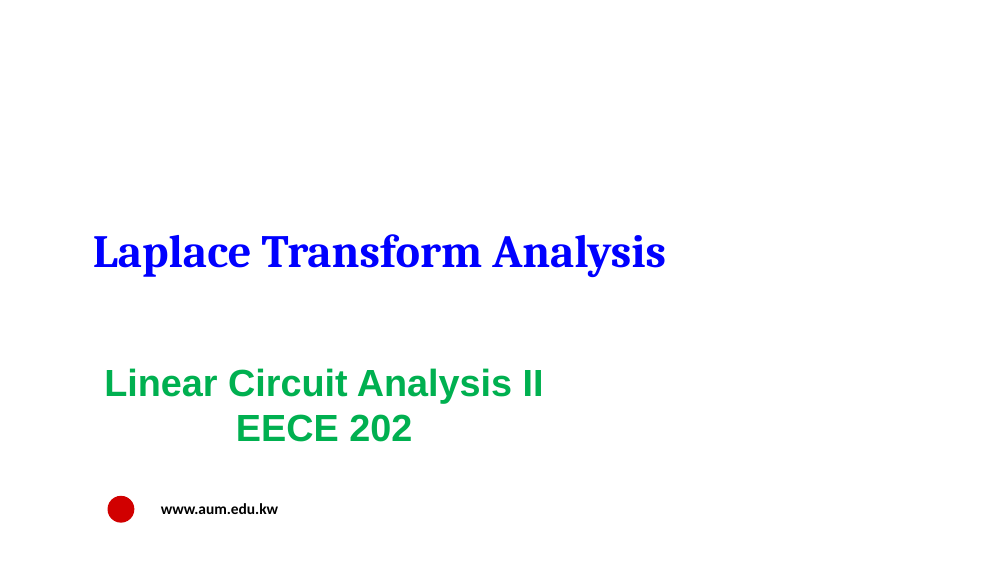
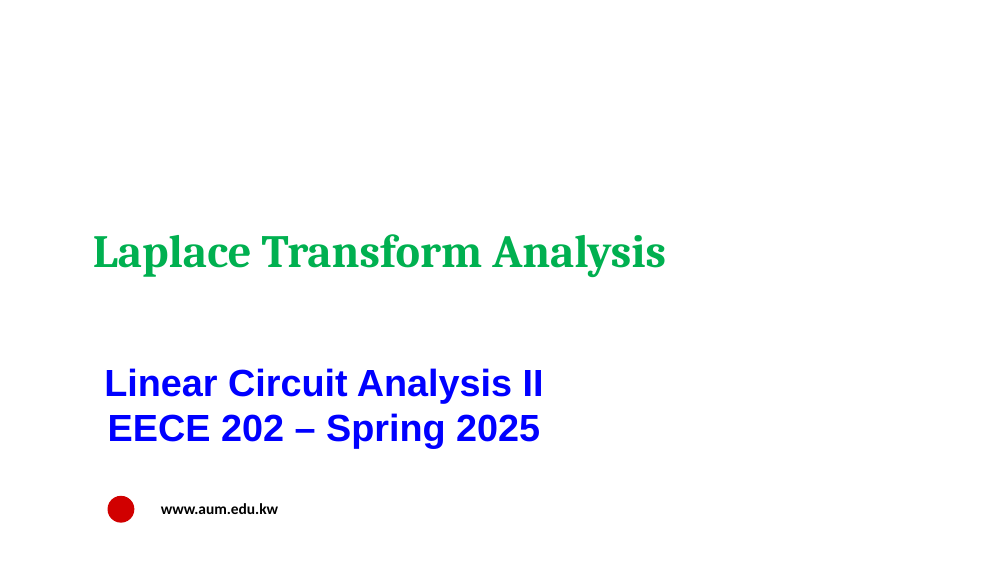
Before and after one commit to salmanrazzaq1993/AUM-WORK, a slide deck: slide 1 of PP WORK/Instructor Version/Week 4/Week 4 Lecture 1 - Partial Fraction.pptx. Drawn at 1008x567 pixels with LibreOffice and Linux fonts; fonts in the diff are those of the drawing; background and template pictures are left out. Boxes give left, top, right and bottom in pixels: in the first picture for what was removed or moved away, otherwise in the second. Text is boxed around its words. In the diff, an @@ line names an element or a change of style, - is before the commit and + after.

```diff
--- a/PP WORK/Instructor Version/Week 4/Week 4 Lecture 1 - Partial Fraction.pptx
+++ b/PP WORK/Instructor Version/Week 4/Week 4 Lecture 1 - Partial Fraction.pptx
@@ text "Laplace Transform Analysis" at (93, 234, 666, 277): text colour #0000FF to #00B050 @@
@@ text at (104, 368, 544, 403): text colour #00B050 to #0000FF in "Linear Circuit Analysis II" @@
@@ text at (108, 413, 540, 448): text changed; text colour #00B050 to #0000FF @@
-EECE 202
+EECE 202 – Spring 2025
```
